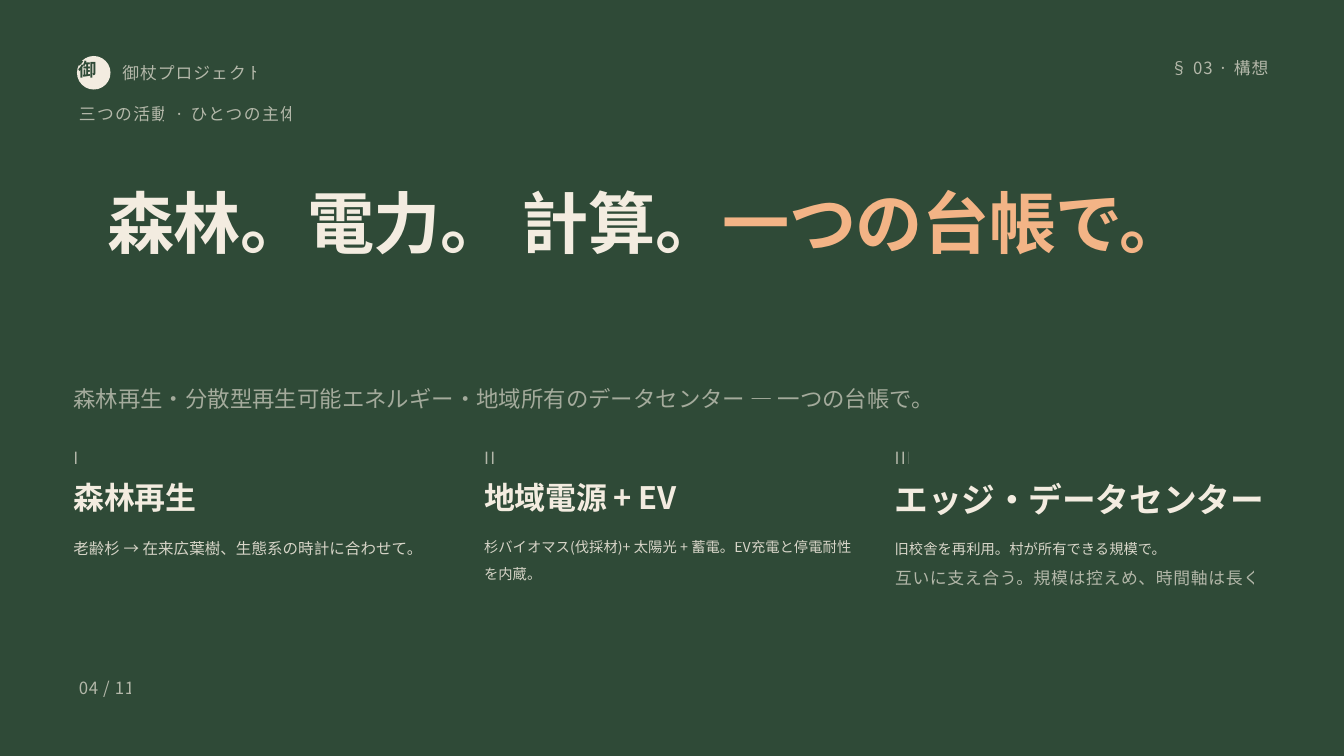
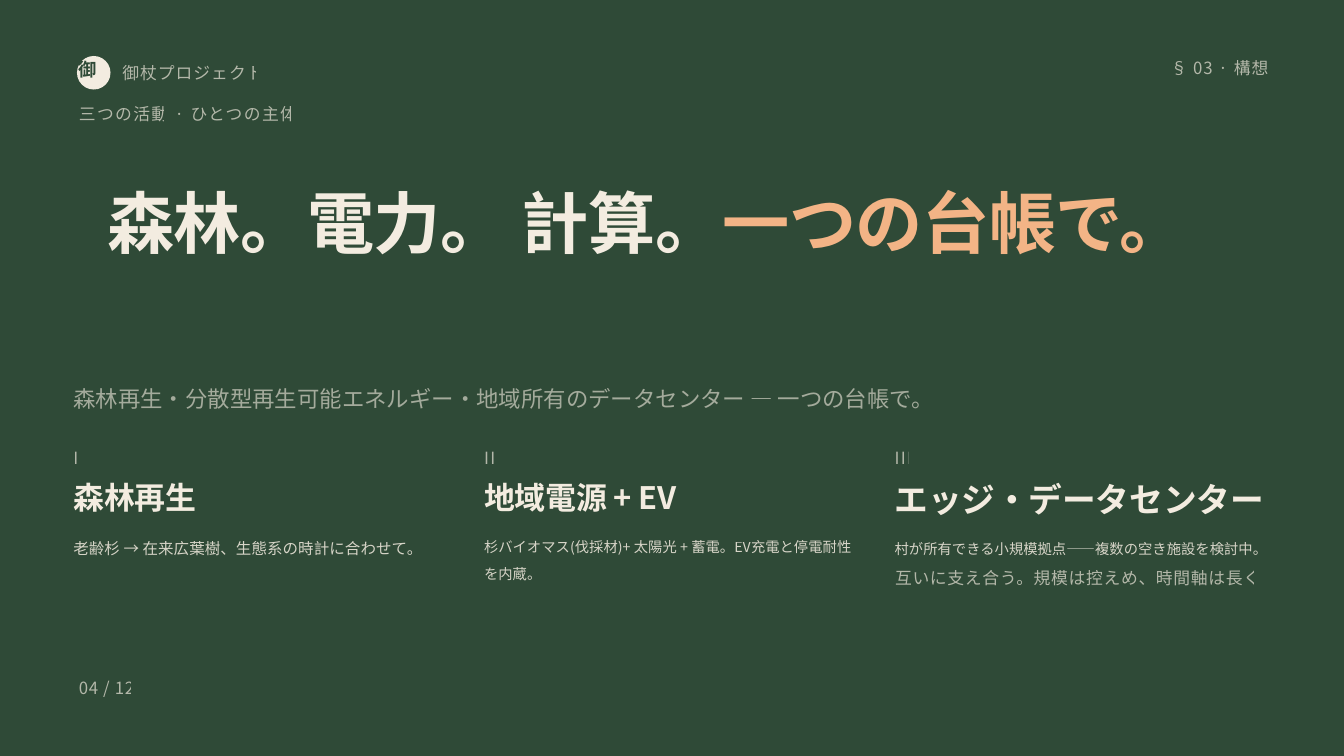
Before and after one commit to robouden/mitsue-ai-data-center, a slide deck: slide 4 of decks/Mitsue Project Presentation - 日本語.pptx. Drawn at 1344x756 pixels with LibreOffice and Linux fonts; fonts in the diff are those of the drawing. Boxes give left, top, right and bottom in pixels: in the first picture for what was removed or moved away, otherwise in the second. Text is boxed around its words. In the diff, an @@ line names an element or a change of style, - is before the commit and + after.

```diff
--- a/decks/Mitsue Project Presentation - 日本語.pptx
+++ b/decks/Mitsue Project Presentation - 日本語.pptx
@@ text at (895,542,1267,555): text changed @@
-旧校舎を再利用。村が所有できる規模で。
+村が所有できる小規模拠点——複数の空き施設を検討中。
@@ text at (79,681,134,694): text changed @@
-04 / 11
+04 / 12
```
Also in this commit, not shown: 11 other slides changed, 1 other file.
